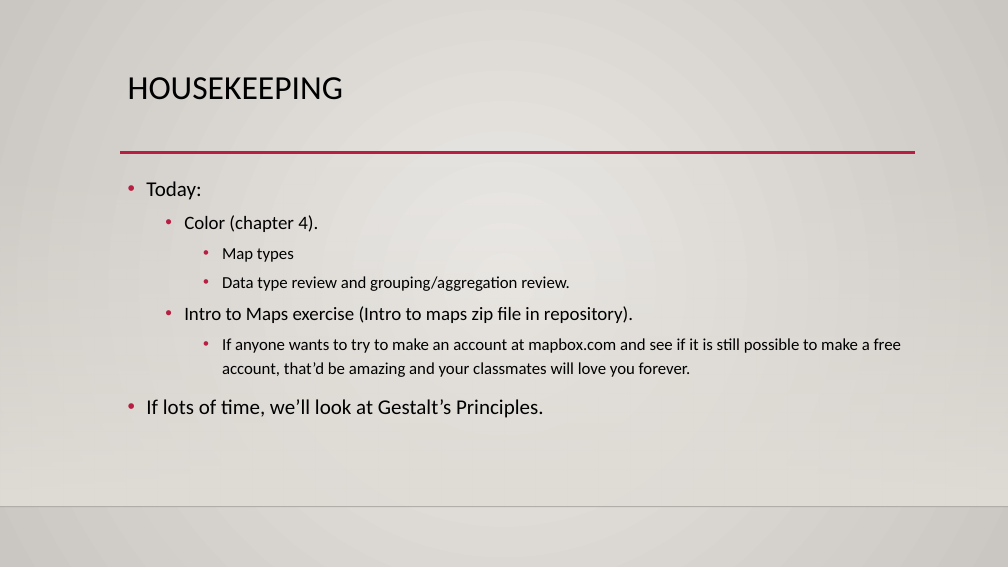
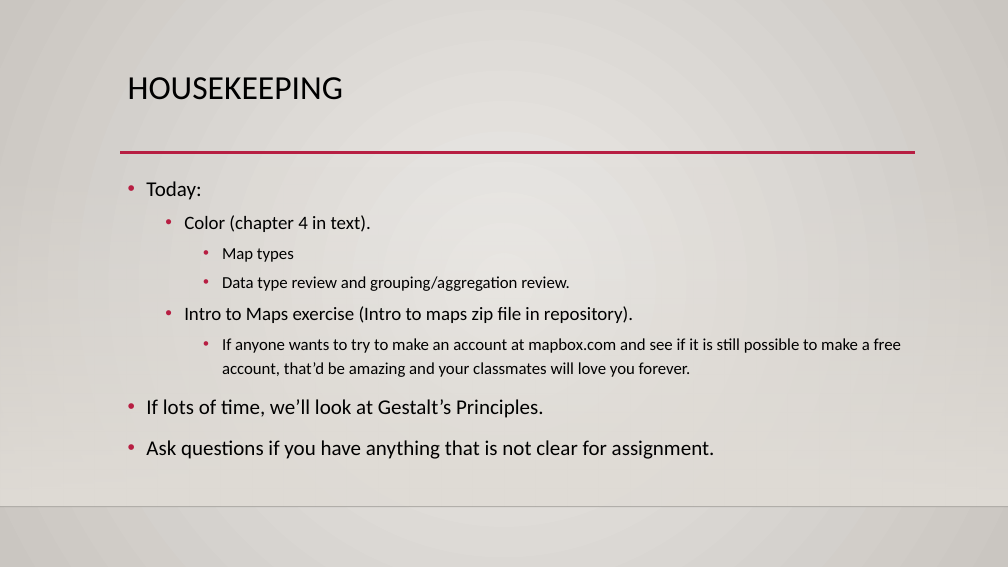
Before and after one commit to AkeemSemper/ml_datasets, a slide deck: slide 1 of slides/006_colors_and_maps.pptx. Drawn at 1008x567 pixels with LibreOffice and Linux fonts; fonts in the diff are those of the drawing; background and template pictures are left out. Boxes give left, top, right and bottom in pixels: in the first picture for what was removed or moved away, otherwise in the second. Text is boxed around its words. In the diff, an @@ line names an element or a change of style, - is before the commit and + after.

```diff
--- a/slides/006_colors_and_maps.pptx
+++ b/slides/006_colors_and_maps.pptx
@@ text at (x1=184, y1=215, x2=371, y2=232): text changed @@
-  • Color (chapter 4).
+  • Color (chapter 4 in text).
@@ text at (x1=146, y1=440, x2=715, y2=459): paragraph added @@
+• Ask questions if you have anything that is not clear for assignment.
```
Also in this commit, not shown: 5 other files.
